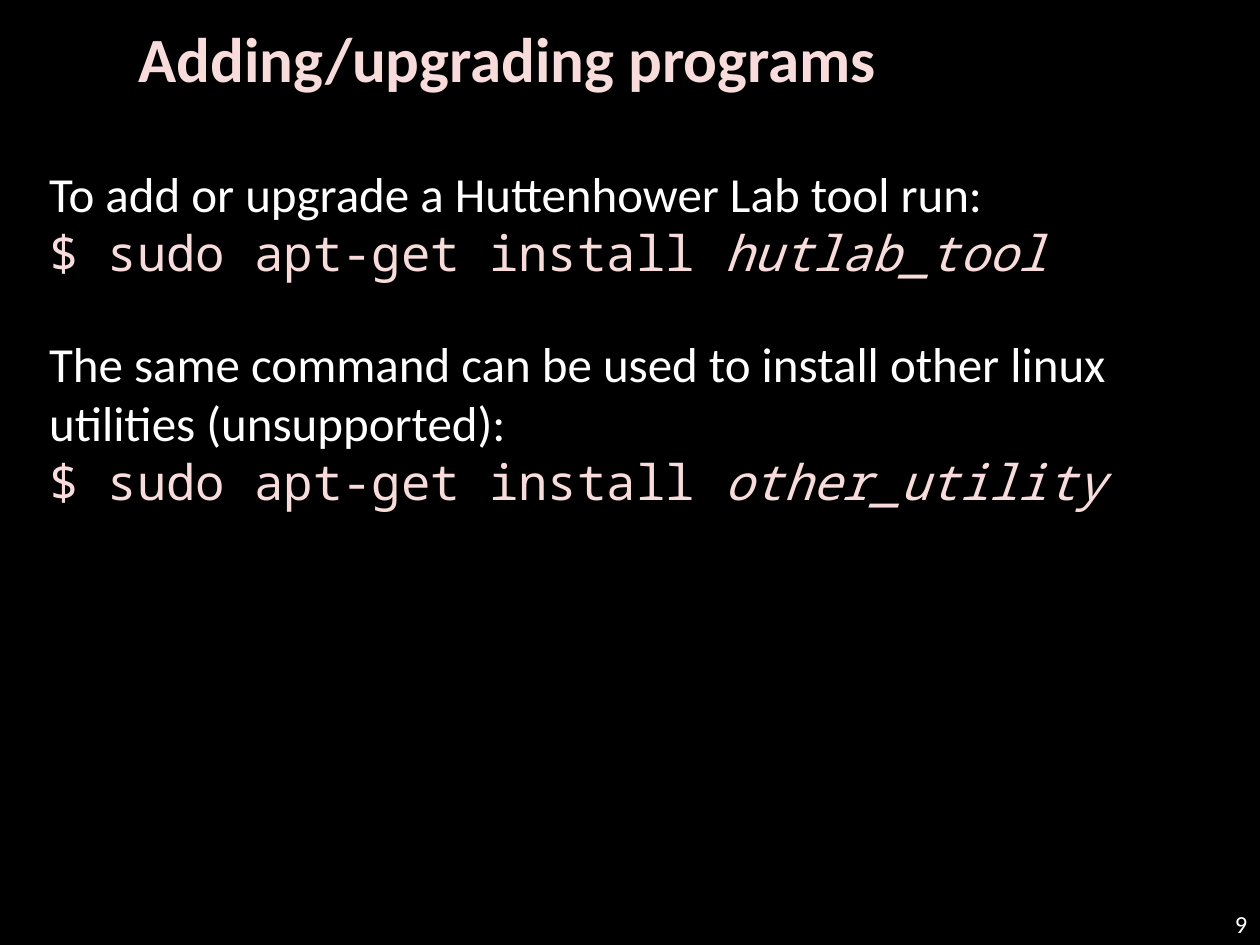
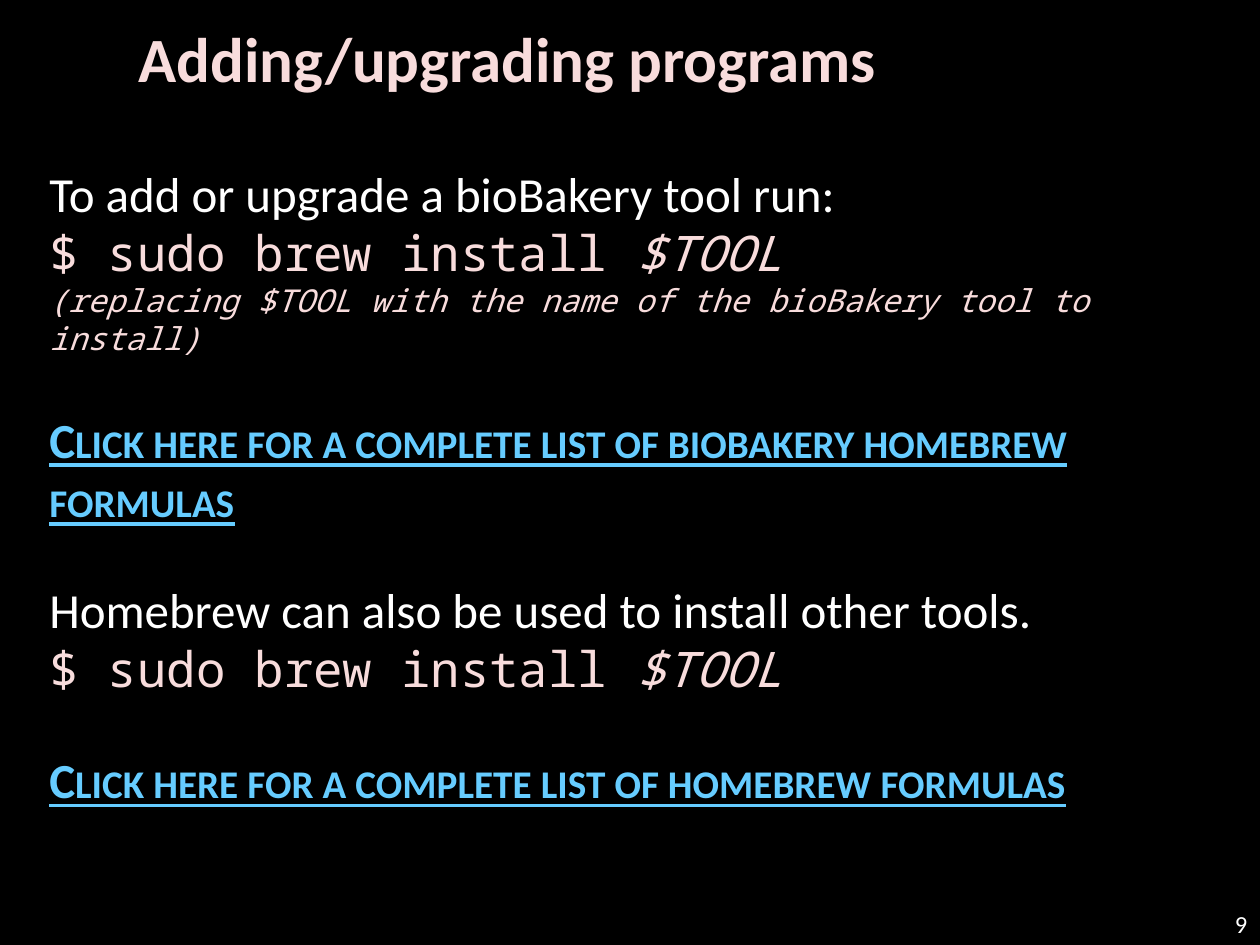
Before and after one commit to biobakery/biobakery, a slide deck: slide 9 of vagrant/biobakery-gui/WELCOME.pptx. Drawn at 1260x945 pixels with LibreOffice and Linux fonts; fonts in the diff are those of the drawing; background and template pictures are left out. Boxes give left, top, right and bottom in pixels: in the first picture for what was removed or moved away, otherwise in the second. Text is boxed around its words. In the diff, an @@ line names an element or a change of style, - is before the commit and + after.

```diff
--- a/vagrant/biobakery-gui/WELCOME.pptx
+++ b/vagrant/biobakery-gui/WELCOME.pptx
@@ text at [49,178,1089,807]: text changed; text colour #FFFFFF to #F8DCDC @@
-To add or upgrade a Huttenhower Lab tool run:
-$ sudo apt-get install hutlab_tool
-The same command can be used to install other linux utilities (unsupported):
-$ sudo apt-get install other_utility
+To add or upgrade a bioBakery tool run:
+$ sudo brew install $TOOL
+(replacing $TOOL with the name of the bioBakery tool to install)
+Click here for a complete list of biobakery homebrew formulas
+Homebrew can also be used to install other tools.
+$ sudo brew install $TOOL
+Click here for a complete list of homebrew formulas
```
Also in this commit, not shown: 9 other slides changed, 1 other file.
